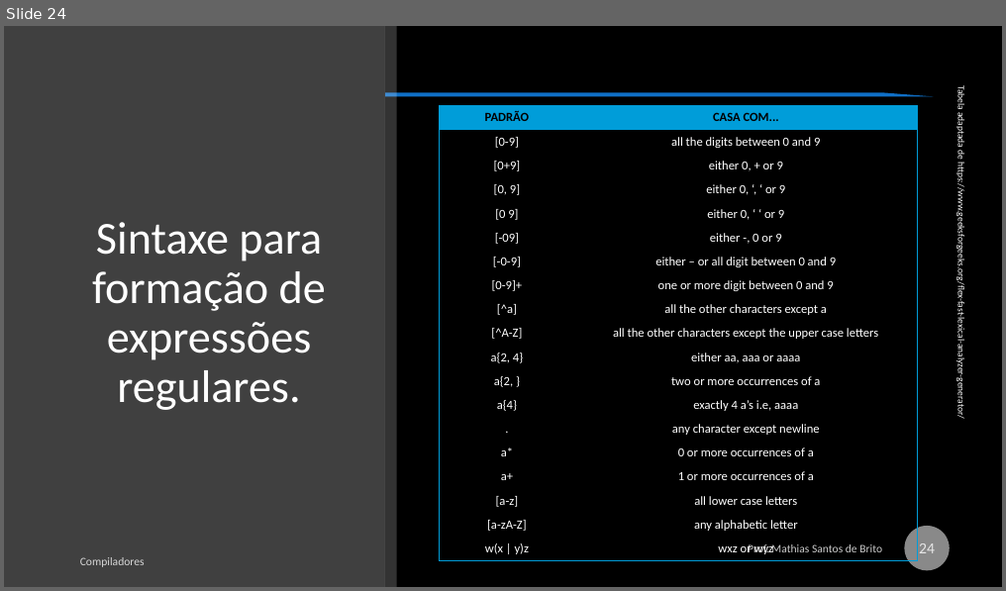
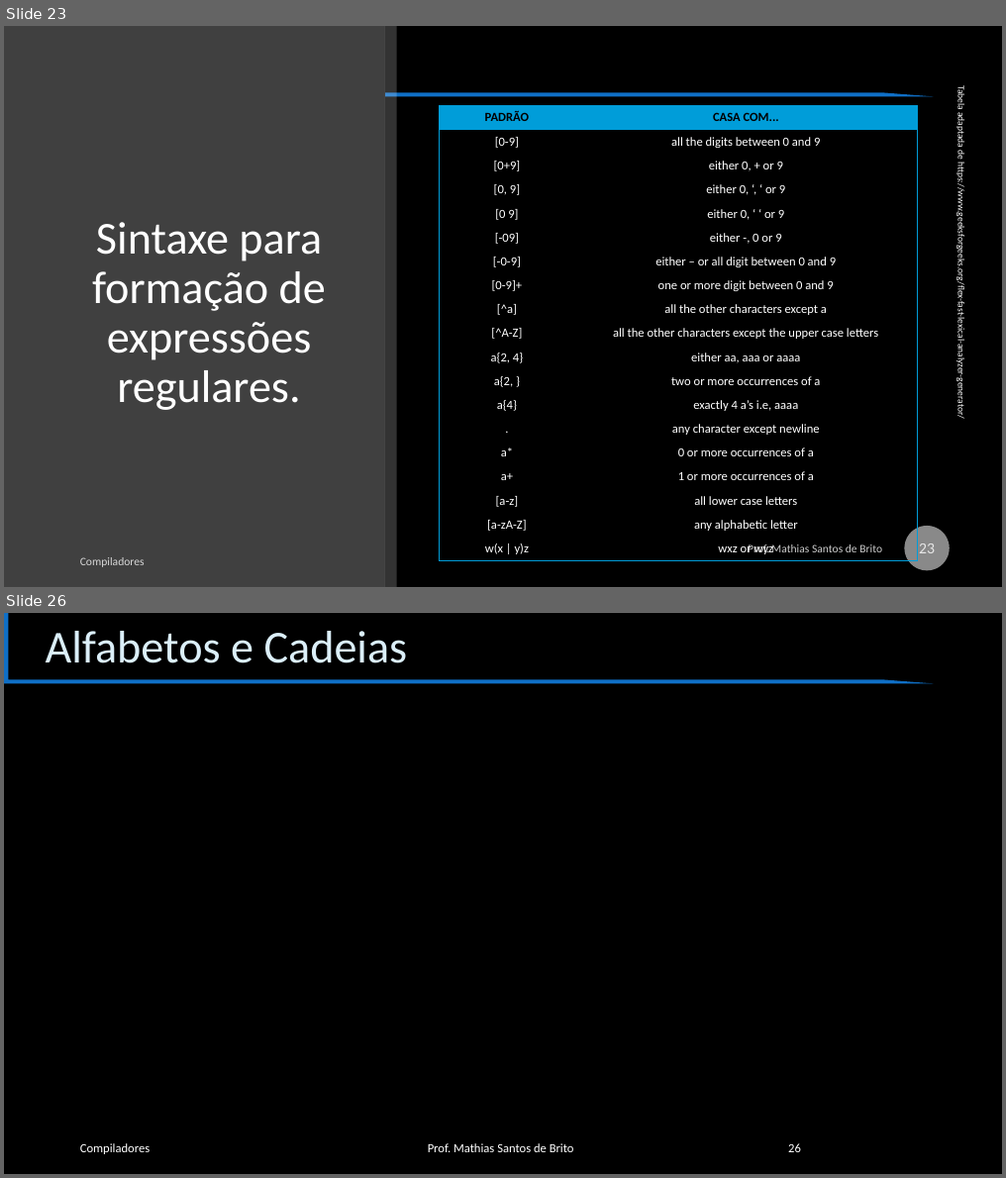
Before and after one commit to cet058-Org/2019.1, a slide deck: slides.pptx. Shown one above the other, each under a label of ours: slide 24 before the commit, slides 23 and 26 after it; the slides between them are not shown. The pictures are 1006x591 and 1006x1178 pixels, drawn with LibreOffice and Linux fonts; fonts in the diff are those of the drawing; grey boxes stand for pictures; background and template pictures are left out. Boxes give left, top, right and bottom in pixels: in the first picture for what was removed or moved away, otherwise in the second. Text is boxed around its words. In the diff, an @@ line names an element or a change of style, - is before the commit and + after.

```diff
--- a/slides.pptx
+++ b/slides.pptx
@@ slide 26 added at bbox=[4, 613, 1002, 1174], background #000000; not listed: 1 template element that a slide beside it also shows @@
@@ title added at bbox=[46, 631, 408, 663], 44 pt, text #DBEFF9 @@
+Alfabetos e Cadeias
@@ text added at bbox=[80, 1144, 150, 1155], 12 pt, text #FFFFFF @@
+Compiladores
@@ text added at bbox=[428, 1144, 574, 1153], 12 pt, text #FFFFFF @@
+Prof. Mathias Santos de Brito
@@ page number added at bbox=[788, 1144, 801, 1153], 12 pt, text #FFFFFF @@
+26
@@ what was slide 24 is now slide 23 @@
@@ page number at bbox=[919, 544, 935, 554]: text changed @@
-24
+23
```
Also in this commit, not shown: 2 slides changed, 17 other slides added.
